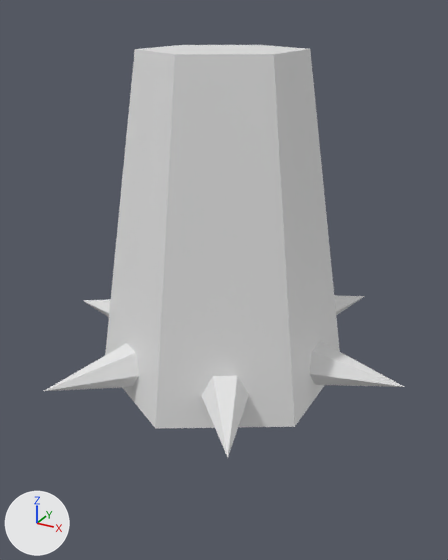
An edit to the FBX model Assets/Resources/Structures/Meshes/Defense/Spike Tower.fbx, drawn before and after from the same camera.
Both versions are drawn from a 50 mm camera at (4.38, -7.93, 5.52) aimed at (0.01, 0.02, 1.55). The lights are fixed; the arrows at lower left show +X, +Y and +Z. Where no turn or scale is listed for an object, it has been applied to the vertices.

The first picture shows 'Spike Tower Body', 'Spike Tower Spike', 'Spike Tower Spike 2', 'Spike Tower Spike 4', 'Spike Tower Spike 5', 'Spike Tower Spike 6'.
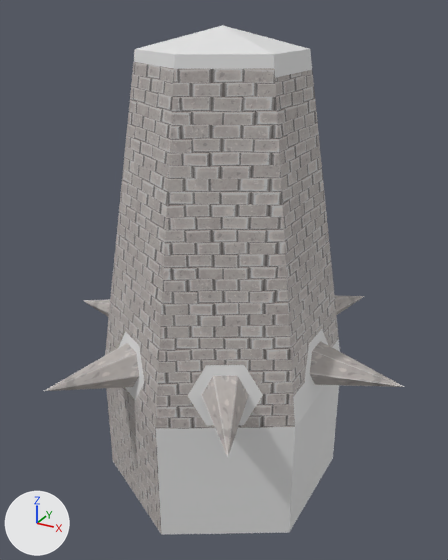
The edits, one by one:
Picture 'Wall_Brick_Basecolor_A.png' (img_wall_brick_basecolor_a_png) is new.
Picture 'Wall_Brick_Basecolor_D.png' (img_wall_brick_basecolor_d_png) is new.
Material 'Wall_Brick_BaseColor_A' (mat_wall_brick_basecolor_a) is new.
Its texture is img_wall_brick_basecolor_a_png.
Material 'Wall_Brick_BaseColor_D' (mat_wall_brick_basecolor_d) is new.
Its texture is img_wall_brick_basecolor_d_png.
me_spike is used by ob_spike_tower_spike_2; location (1.07, 1.87, 0.5); rotation (-1.047, 1.571, 0.0), in degrees (-60, 90, 0).
me_spike had 7 vertices, 7 faces and spanned x -0.43..0.43, y -0.5..0.5, z -1.0..1.0.
me_spike now has 7 vertices, 6 faces and spans x -0.43..0.43, y -0.5..0.5, z -1.0..1.0.
me_spike part 1: 6 faces spanning x -0.43..0.43, y -0.5..0.5, z -1.0..1.0 switch from no material to mat_wall_brick_basecolor_a (picture img_wall_brick_basecolor_a_png).
me_spike_tower_body is used by ob_spike_tower_body; location (0.0, 0.0, 0.0).
me_spike_tower_body had 12 vertices, 8 faces and spanned x -1.73..1.73, y -2.0..2.0, z 0.0..5.0.
me_spike_tower_body now has 157 vertices, 132 faces and spans x -1.73..1.73, y -2.0..5.3, z -2.0..2.0.
me_spike_tower_body part 2: the whole mesh is rebuilt.
me_spike_tower_body now uses material mat_wall_brick_basecolor_a (picture img_wall_brick_basecolor_a_png).
me_spike_tower_body now uses material mat_wall_brick_basecolor_d (picture img_wall_brick_basecolor_d_png).
Mesh me_spike_tower_body_collider is new.
It has 19 vertices, 19 faces and spans x -1.73..1.74, y -2.0..2.0, z -2.02..5.3.
Object 'Spike Tower Spike 6' (ob_spike_tower_spike_6) now shows me_spike instead of me_spike_6.
Object 'Spike Tower Body' (ob_spike_tower_body) turns from (0, 0, 0) to (90, 0, 0) degrees about x, y and z.
Object 'Spike Tower Body Collider' (ob_spike_tower_body_collider) is new; it shows me_spike_tower_body_collider.
Its location is (0.0, 0.0, 0.0).

Boxes [x1, y1, x2, y2] around the edits, measured in the pictures (448 x 560 px):
'Spike Tower Body', reshaped, turned: before [105, 45, 340, 428]; after [105, 62, 339, 533]
'Spike Tower Body Collider', added: after [116, 25, 340, 535]
part 1 of me_spike, recoloured (white to grey): [44, 295, 404, 391] in both
